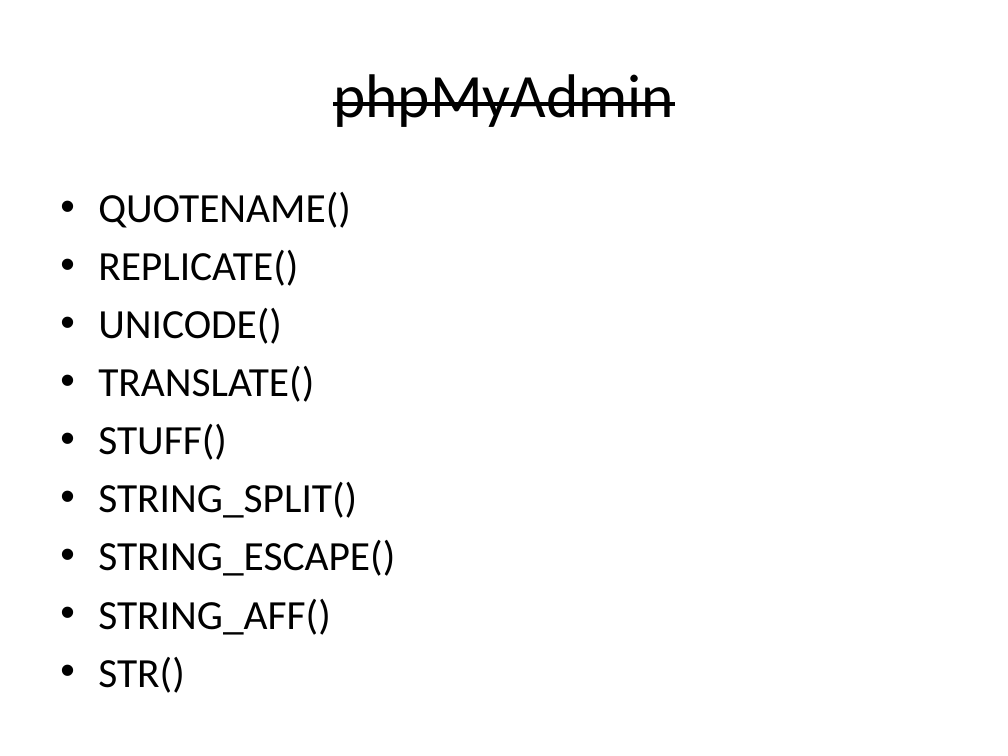
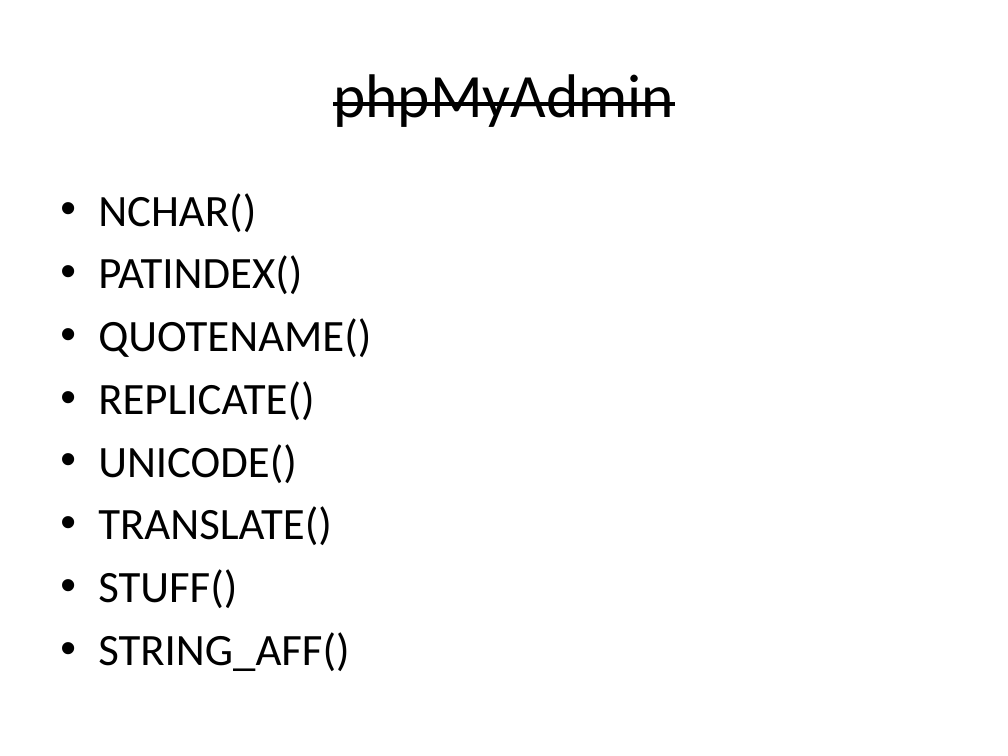
Before and after one commit to s-jamal/P202-25.04.2017, a slide deck: slide 28 of sql string functions.pptx (slide 15 before the commit). Drawn at 1008x756 pixels with LibreOffice and Linux fonts; fonts in the diff are those of the drawing. Boxes give left, top, right and bottom in pixels: in the first picture for what was removed or moved away, otherwise in the second. Text is boxed around its words. In the diff, an @@ line names an element or a change of style, - is before the commit and + after.

```diff
--- a/sql string functions.pptx
+++ b/sql string functions.pptx
@@ text at (98, 193, 302, 294): paragraphs added @@
+• NCHAR()
+• PATINDEX()
@@ text at (98, 318, 371, 671): size 29.6 to 32 pt in "QUOTENAME()", "REPLICATE()", "UNICODE()", "TRANSLATE()" and 2 more places @@
@@ text at (98, 482, 395, 576): paragraphs removed @@
-• STRING_SPLIT()
-• STRING_ESCAPE()
@@ text at (98, 657, 185, 693): paragraph removed @@
-• STR()
```
Also in this commit, not shown: 2 other slides changed, 13 slides added, 1 other file.
